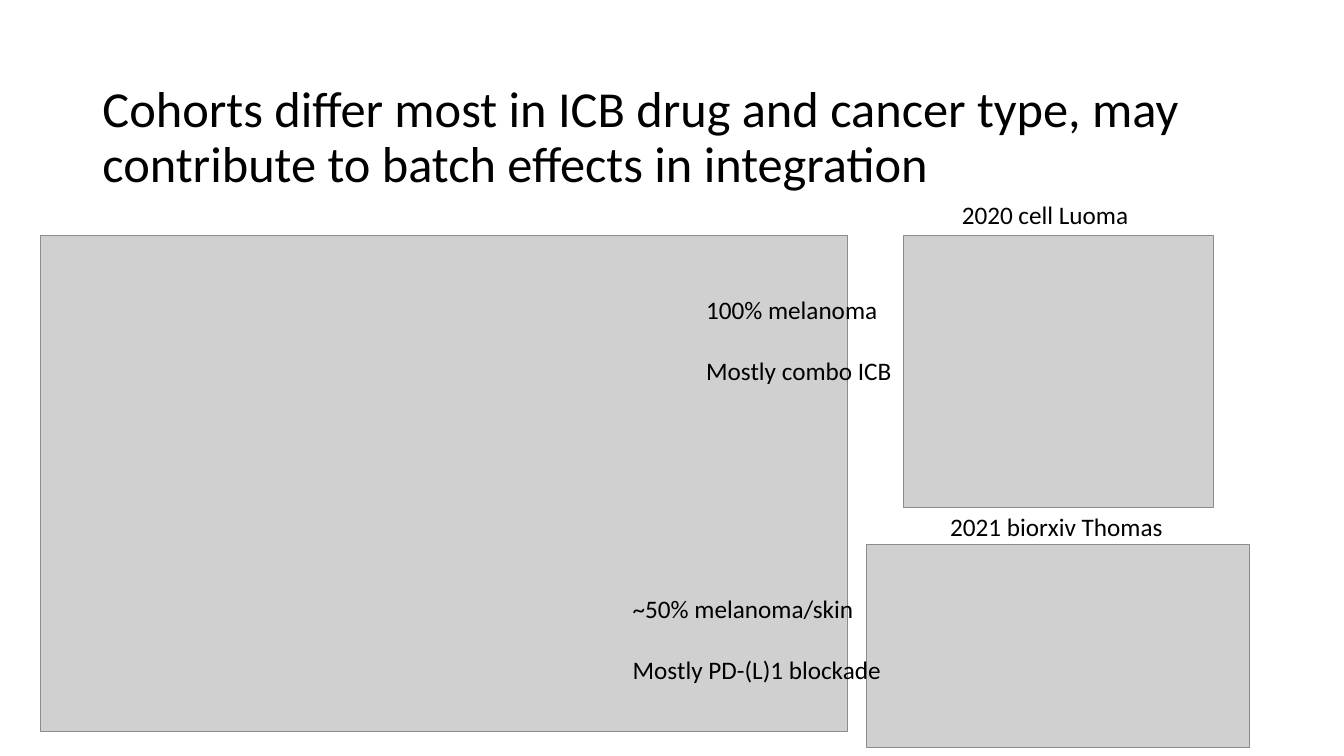
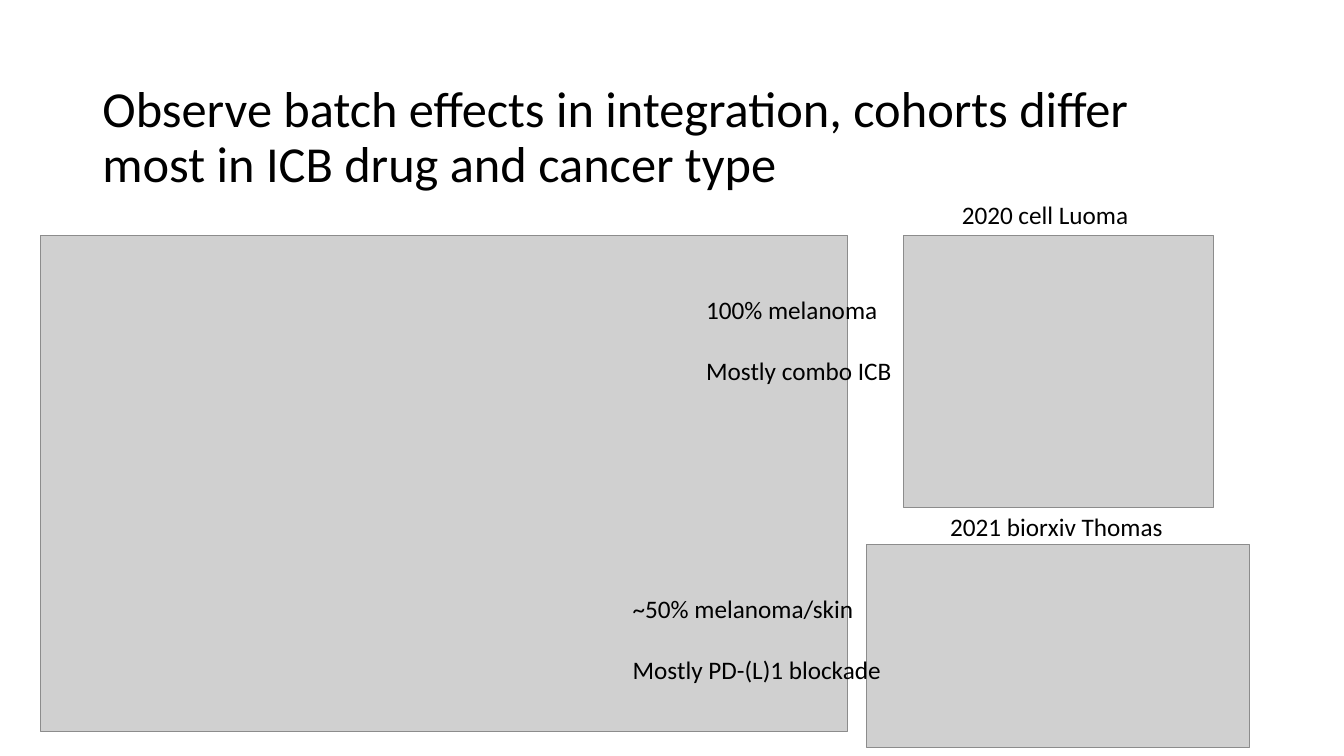
Before and after one commit to tybottorff/bottorffdocs, a slide deck: slide 3 of presentations/weekly_meetings/2_29_24.pptx. Drawn at 1344x756 pixels with LibreOffice and Linux fonts; fonts in the diff are those of the drawing; grey boxes stand for pictures. Boxes give left, top, right and bottom in pixels: in the first picture for what was removed or moved away, otherwise in the second. Text is boxed around its words. In the diff, an @@ line names an element or a change of style, - is before the commit and + after.

```diff
--- a/presentations/weekly_meetings/2_29_24.pptx
+++ b/presentations/weekly_meetings/2_29_24.pptx
@@ title at (102,92,1128,191): text changed @@
-Cohorts differ most in ICB drug and cancer type, may contribute to batch effects in integration
+Observe batch effects in integration, cohorts differ most in ICB drug and cancer type
```
Also in this commit, not shown: 6 other slides changed, 2 slides added, 1 slide removed.
